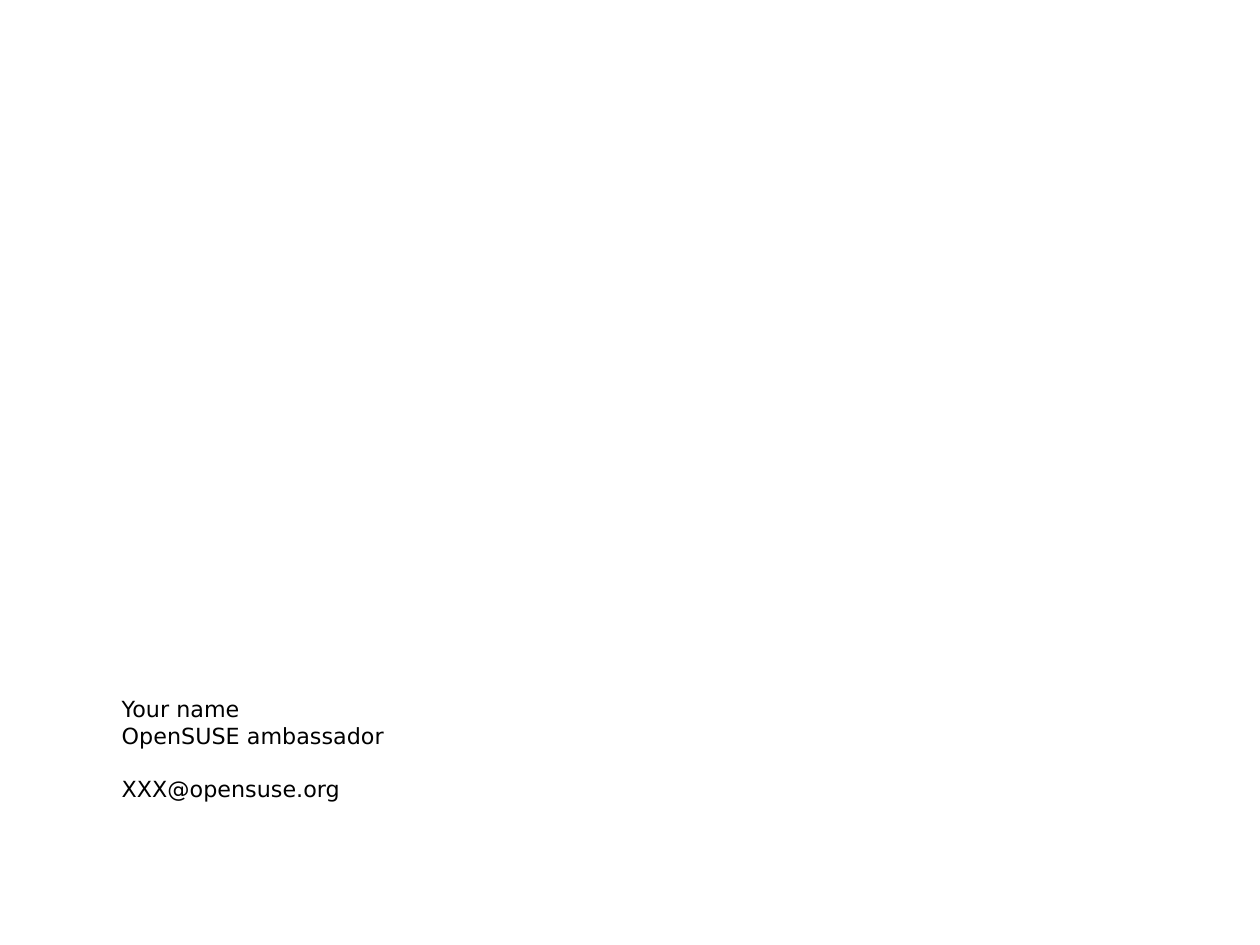
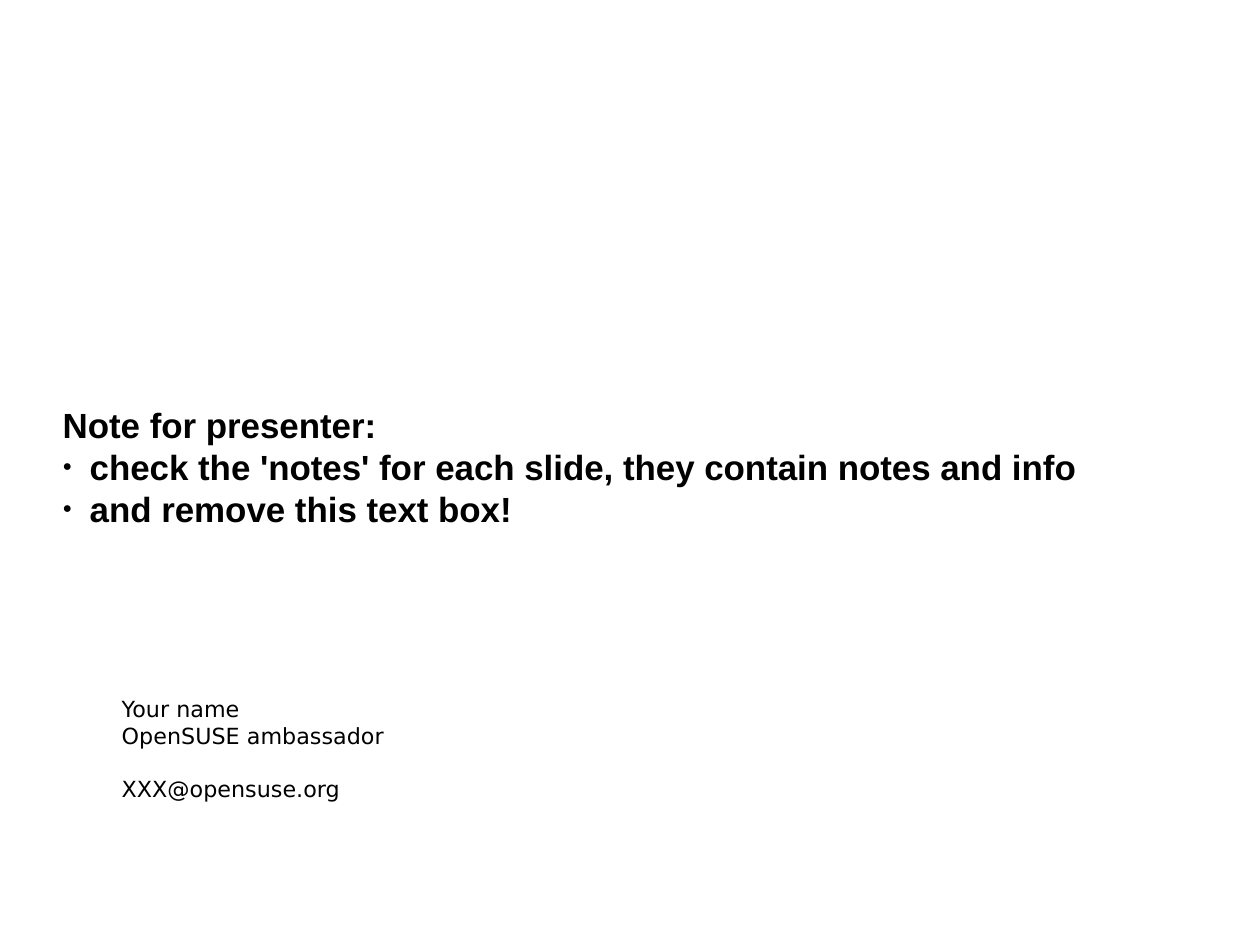
Before and after one commit to openSUSE/artwork, a slide deck: slide 1 of slides/12.2 Slides/openSUSE-1-min.odp. Drawn at 1260x945 pixels with LibreOffice and Linux fonts; fonts in the diff are those of the drawing; background and template pictures are left out. Boxes give left, top, right and bottom in pixels: in the first picture for what was removed or moved away, otherwise in the second. Text is boxed around its words. In the diff, an @@ line names an element or a change of style, - is before the commit and + after.

```diff
--- a/slides/12.2 Slides/openSUSE-1-min.odp
+++ b/slides/12.2 Slides/openSUSE-1-min.odp
@@ text added at <box>63,412,1076,523</box>, 22 pt, text #000000, bold @@
+Note for presenter:
+● check the 'notes' for each slide, they contain notes and info
+● and remove this text box!
```
Also in this commit, not shown: 2 other files.
